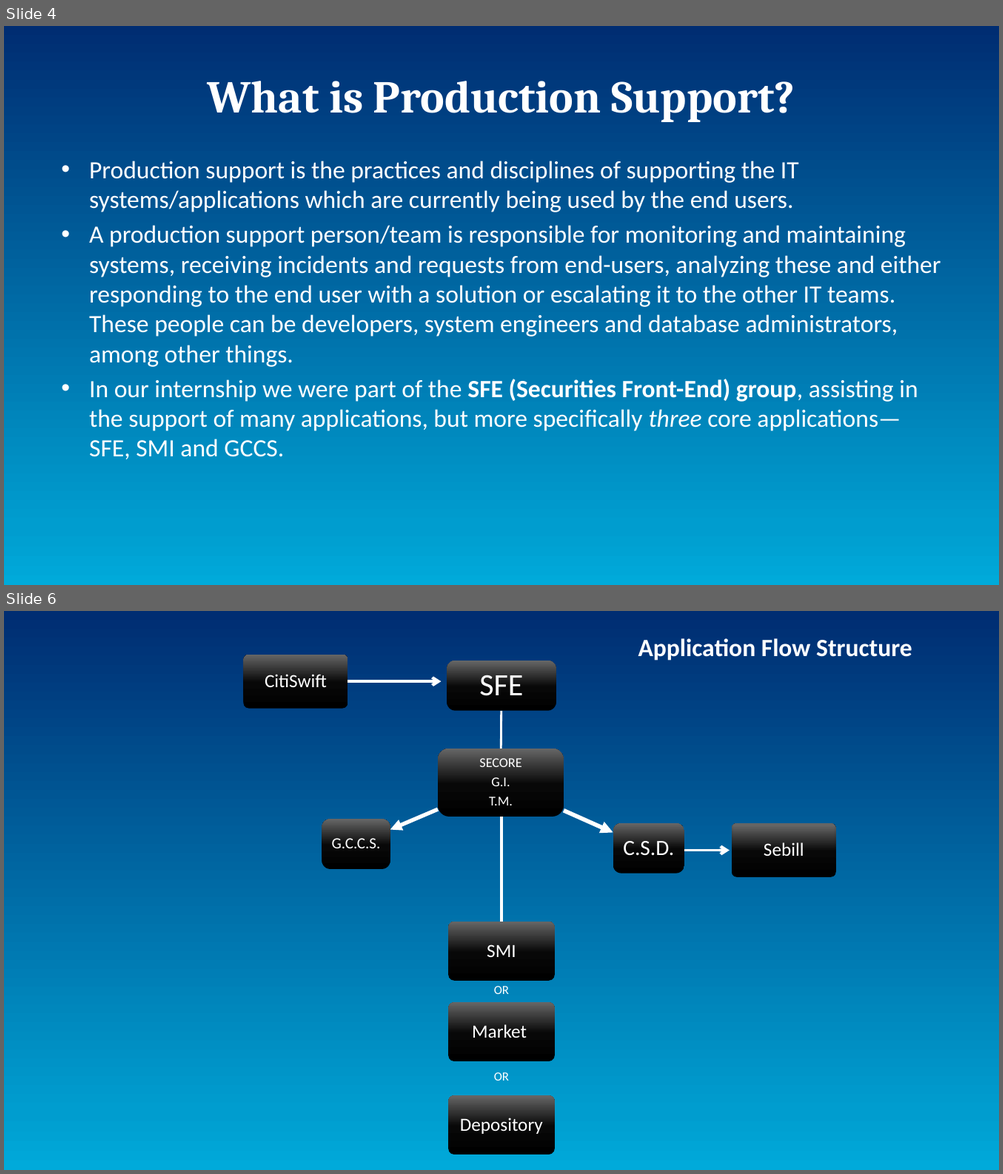
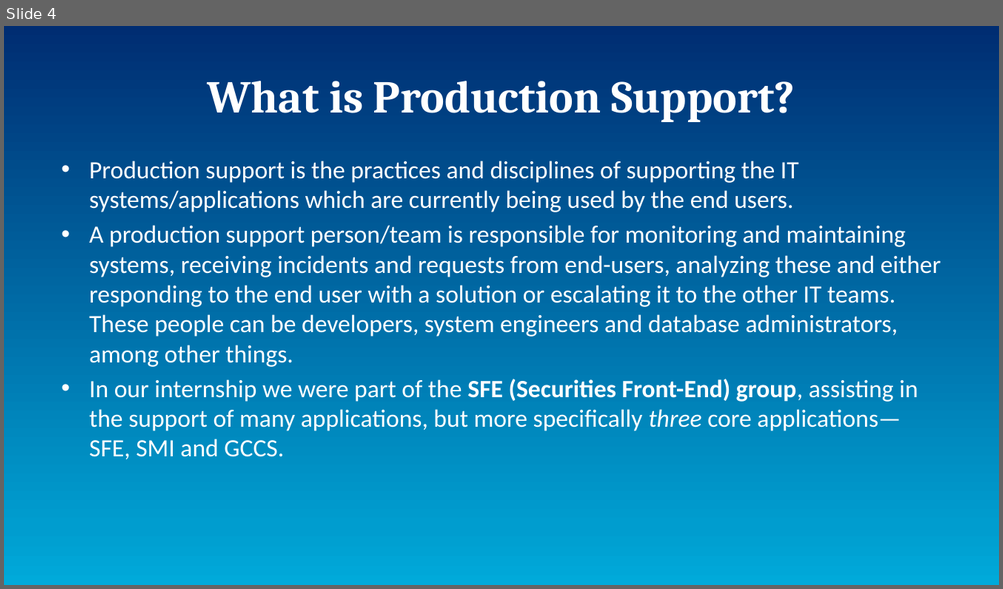
Before and after one commit to AsamiT/selflearn, a slide deck: InternProject.pptx. Shown one above the other, each under a label of ours: slides 4 and 6 before the commit, slide 4 after it; the slides between them are not shown. The pictures are 1003x1174 and 1003x589 pixels, drawn with LibreOffice and Linux fonts; fonts in the diff are those of the drawing. Boxes give left, top, right and bottom in pixels: in the first picture for what was removed or moved away, otherwise in the second. Text is boxed around its words. In the diff, an @@ line names an element or a change of style, - is before the commit and + after.

```diff
--- a/InternProject.pptx
+++ b/InternProject.pptx
@@ slide 6 removed at [4,611,999,1170], background gradient #002D72 to #009DCF to #00AADA @@
@@ rounded rectangle removed at [244,654,348,708] @@
@@ text removed at [638,638,912,661] @@
-Application Flow Structure
@@ text removed at [264,674,327,687] @@
-CitiSwift
@@ arrow removed from (348, 681) to (441, 681) @@
@@ line removed from (502, 817) to (502, 922) @@
@@ rounded rectangle removed at [731,823,836,877] @@
@@ rectangle removed at [733,825,834,876] @@
-Sebill
@@ group removed at [322,661,685,874]: 4 rounded rectangles, 4 texts, 3 freeform shapes @@
-SECORE
-G.I.
-T.M.
-SFE
-C.S.D.
-G.C.C.S.
@@ arrow removed from (685, 851) to (729, 851) @@
@@ group removed at [448,922,554,1155]: 5 texts, 3 rounded rectangles @@
-SMI
-OR
-Market
-OR
-Depository
```
Also in this commit, not shown: 5 slides changed, 2 slides added.
